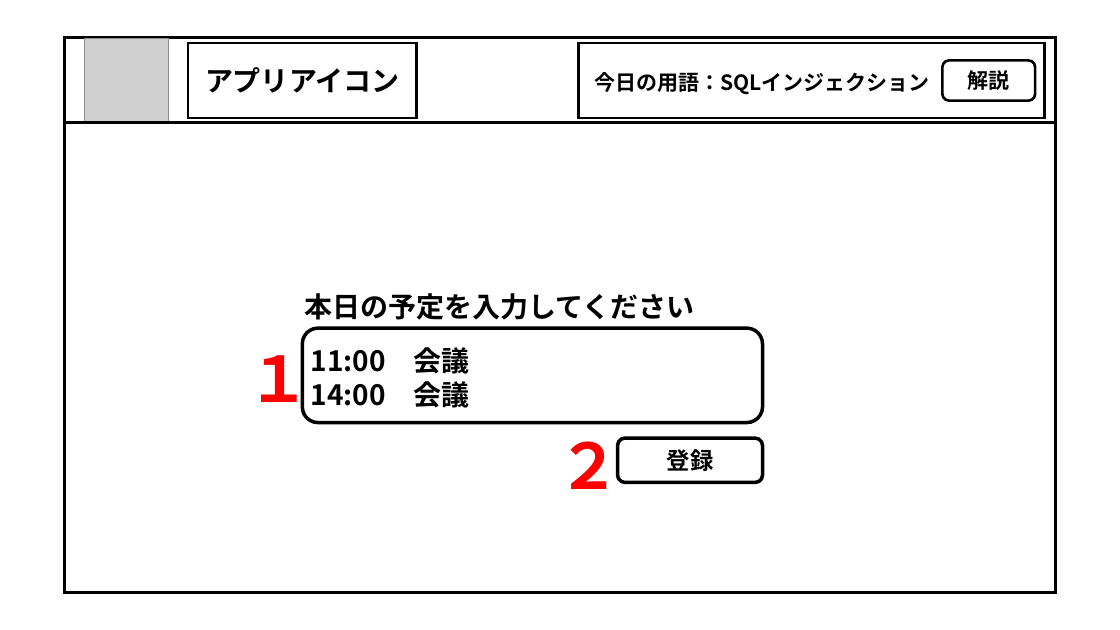
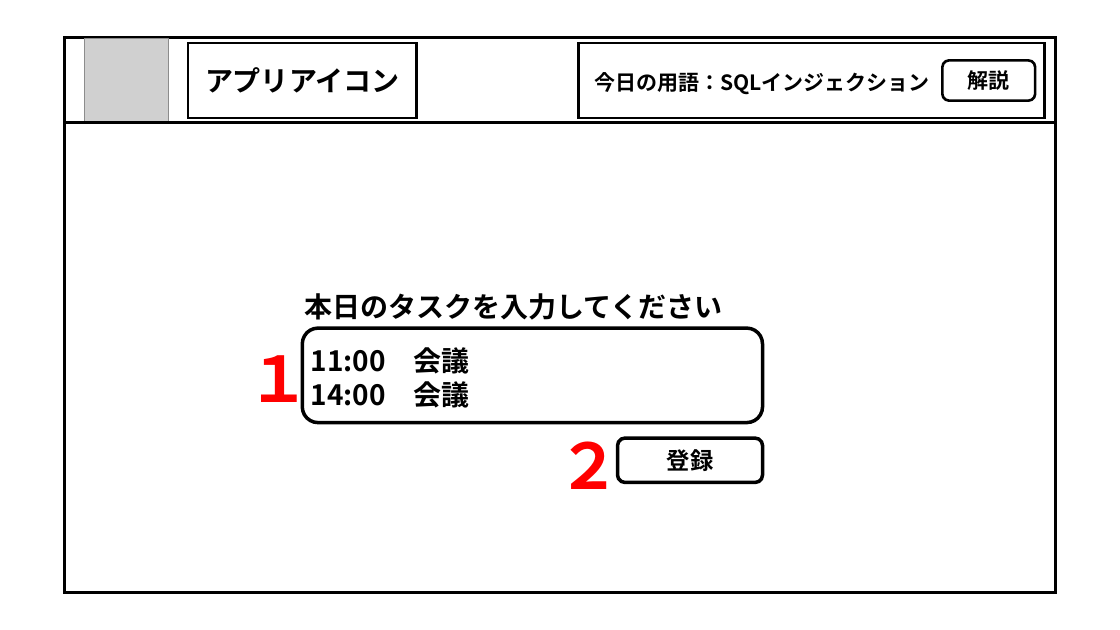
Before and after one commit to dojo2023/E-2, a slide deck: slide 4 of doc/外部設計書_画面設計_図.pptx. Drawn at 1120x630 pixels with LibreOffice and Linux fonts; fonts in the diff are those of the drawing; grey boxes stand for pictures. Boxes give left, top, right and bottom in pixels: in the first picture for what was removed or moved away, otherwise in the second. Text is boxed around its words. In the diff, an @@ line names an element or a change of style, - is before the commit and + after.

```diff
--- a/doc/外部設計書_画面設計_図.pptx
+++ b/doc/外部設計書_画面設計_図.pptx
@@ text at (304,293,722,320): text changed @@
-本日の予定を入力してください
+本日のタスクを入力してください
```
Also in this commit, not shown: 1 other slide changed, 1 slide added.
